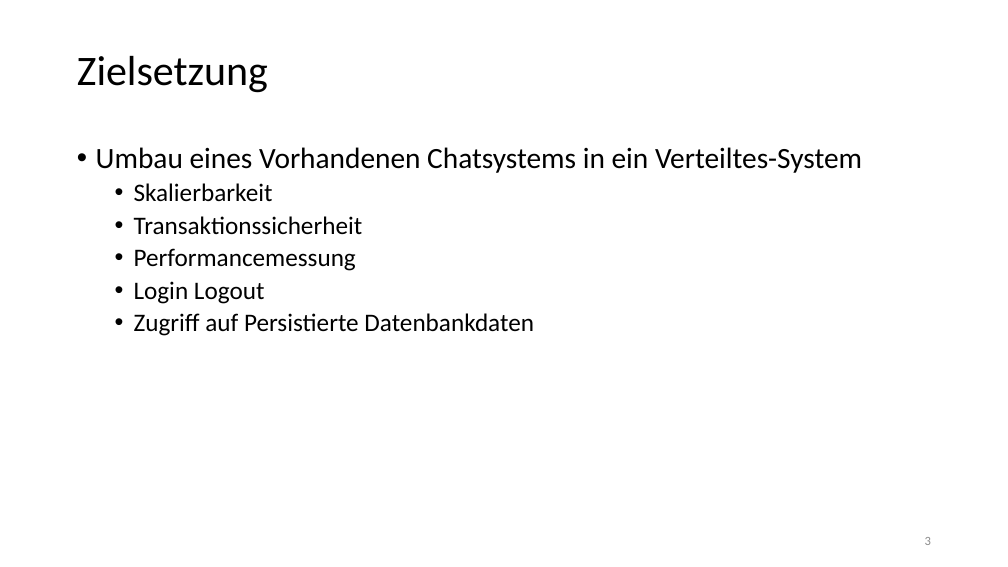
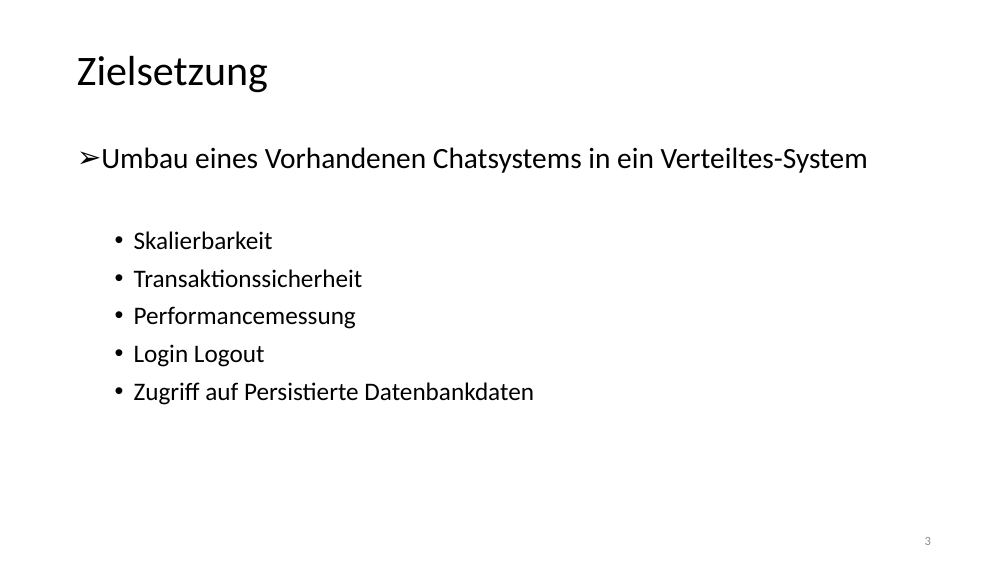
Before and after one commit to chrissike/chatapplication, a slide deck: slide 3 of dokumentation/vortrag.pptx. Drawn at 1008x567 pixels with LibreOffice and Linux fonts; fonts in the diff are those of the drawing; background and template pictures are left out. Boxes give left, top, right and bottom in pixels: in the first picture for what was removed or moved away, otherwise in the second. Text is boxed around its words. In the diff, an @@ line names an element or a change of style, - is before the commit and + after.

Commit message:
verteilte 2

```diff
--- a/dokumentation/vortrag.pptx
+++ b/dokumentation/vortrag.pptx
@@ text "Umbau eines Vorhandenen Chatsystems in ..." at [101,147,868,405]: bullet • to ➢; list level 2 to 3 in "Skalierbarkeit"; list level 2 to 3 in "Transaktionssicherheit"; list level 2 to 3 in "Performancemessung"; list level 2 to 3 in "Login Logout"; list level 2 to 3 in "Zugriff auf Persistierte Datenbankdaten" @@
```
Also in this commit, not shown: 1 other slide changed.
